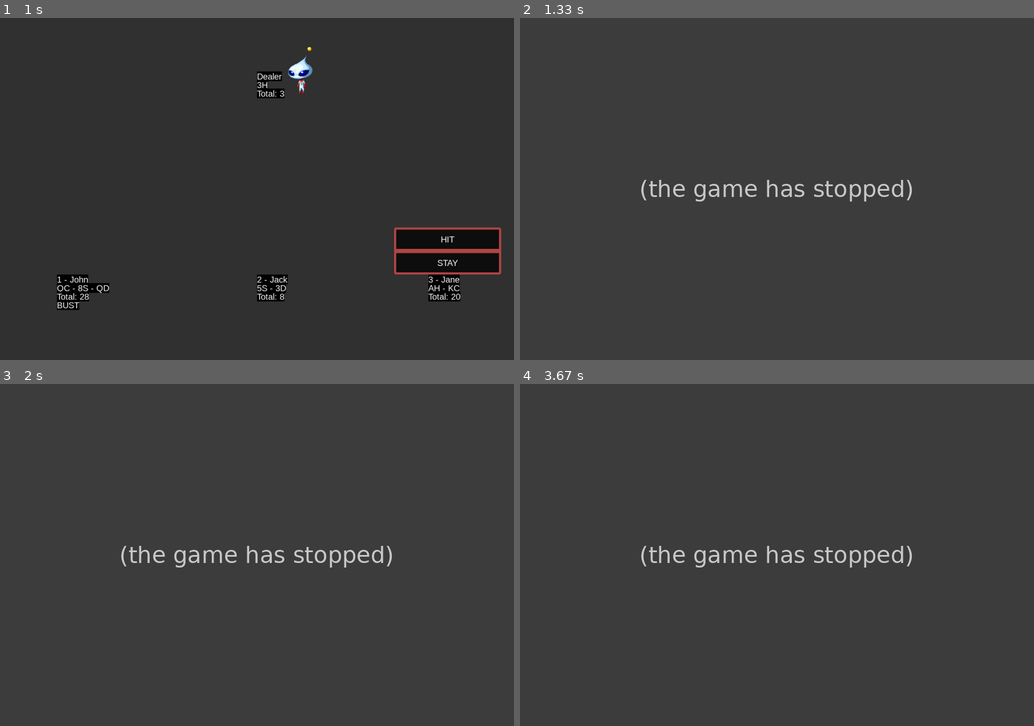
Above: before the commit, frames 1-4 (two rows, left to right).
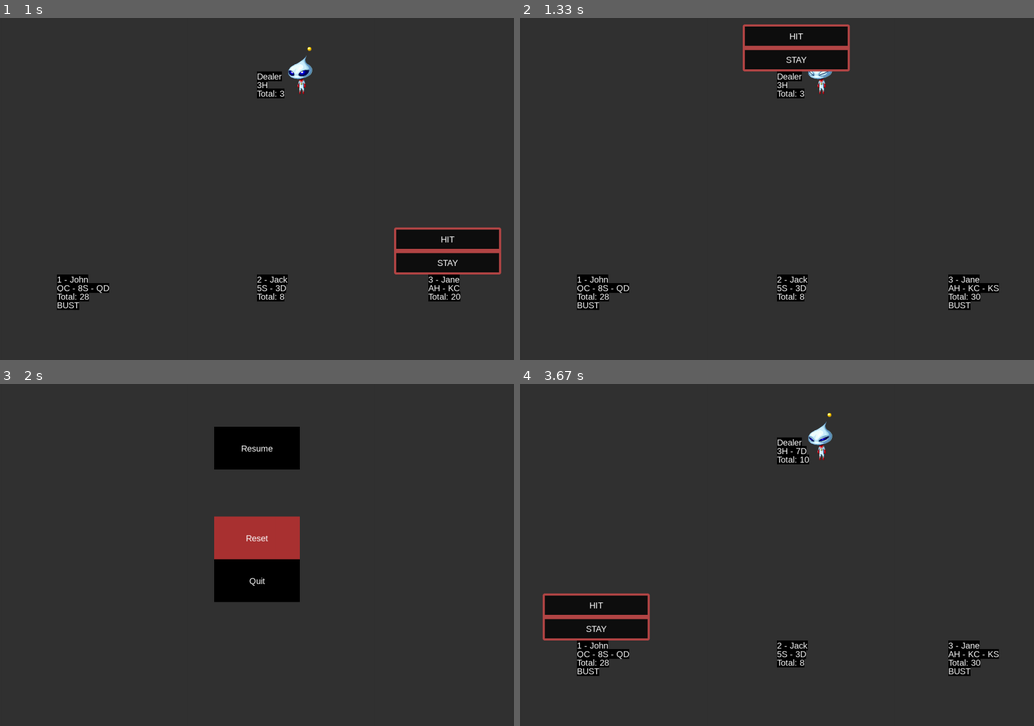
Above: after the commit, the same moments.

Repository: ekoret/blackjack-py
Game: pygame game, started from main.py
Same seed, same stepped clock (60 frames per second), same inputs: the game is played once before the commit and once after it.
Inputs (mouse positions are in pixels of both pictures, inside the frame that each line leads up to):
- Up to frame 1 (1 s): click "HIT" at 0.38 s; click (308, 264) at 0.72 s
- Up to frame 2 (1.33 s): click "HIT" at 1.05 s
- Up to frame 3 (2 s): click "HIT" at 1.38 s; tap Space at 1.67 s
- Up to frame 4 (3.67 s): click (782, 589) at 2.05 s; click (761, 496) at 2.38 s; tap Space at 3.23 s; click "STAY" at 3.55 s

Frame 1 is identical in both runs. In frame 2, 5.9% of the frame differs, in the area x 11-94%, y 1-86%; in frame 3, 6.9%, in the area x 23-77%, y 12-64%; in frame 4, 6.1%.
Error before the commit: IndexError: list index out of range (game.py line 112); the game stopped at 1.1 s (later frames are placeholders)

Commit message:
move turn around table without error

Diff:
--- a/game.py
+++ b/game.py
@@ -109,6 +109,9 @@
             else:
                 self.draw_dealer_sprite()
                 self.draw_players()
+
+                if (self.current_player_turn > len(self.players) - 1):
+                    self.current_player_turn = 0
                 current_player = self.players[self.current_player_turn]
                 self.player_menu.draw(current_player)
 
--- a/game_button.py
+++ b/game_button.py
@@ -52,12 +52,21 @@
 
                     """Increment player if 21 is hit"""
                     if (current_player.get_hand_total() == 21):
-                        game.current_player_turn += 1
+                        if (game.current_player_turn + 1 > len(game.players)):
+                            game.current_player_turn = 0
+                        else:
+                            game.current_player_turn += 1
 
                     """Handle bust"""
                     if (current_player.get_hand_total() > 21):
                         current_player.lost = True
-                        game.current_player_turn += 1
+                        if (game.current_player_turn + 1 > len(game.players)):
+                            game.current_player_turn = 0
+                        else:
+                            game.current_player_turn += 1
 
                 if (self.text.lower() == "stay"):
-                    game.current_player_turn += 1
+                    if (game.current_player_turn + 1 > len(game.players)):
+                        game.current_player_turn = 0
+                    else:
+                        game.current_player_turn += 1
